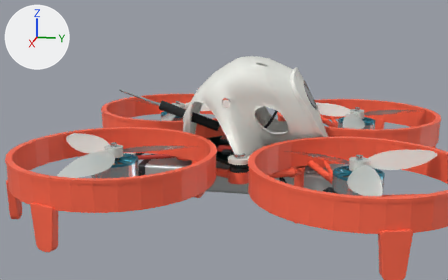
The glTF model showcase/rotorift-rift-75.glb: old version first, new version second.
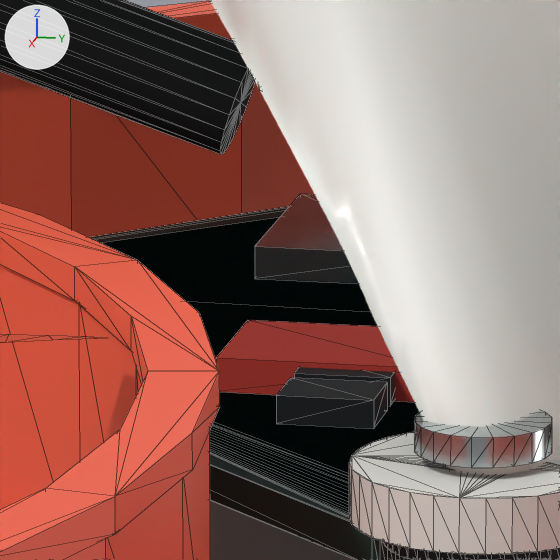
Each version appears first from a camera (50 mm lens) standing at (0.164, 0.0253, 0.0533) and looking at (0.0033, -0.0069, 0.0131), and next in a close-up on the part from 44% to 55% of the width and 42% to 59% of the height. Arrows for +X, +Y and +Z are at upper left; the lights stay in place. The older version's two pictures come first. The close-ups show mesh edges as thin lines. Where no turn or scale is listed for an object, it has been applied to the vertices.

Names of what the first close-up shows: 'AIO_26mm_mounting_PCB', 'Analog_VTX_shield', 'Battery_label_print_top', 'Canopy_mount_eyelet.001', 'Duct_thin_wall.001', 'Duct_thin_wall.003', 'Duct_upper_rolled_lip.003', 'ELRS_RF_shield', 'ESC_MOSFET.011', 'Moulded_crown_with_arch_and_cheek_windows', 'Mount_screw_head.001', 'VTX_antenna_heatshrink' and 4 more.
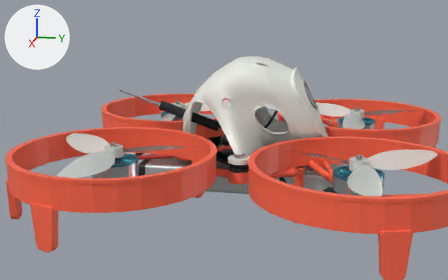
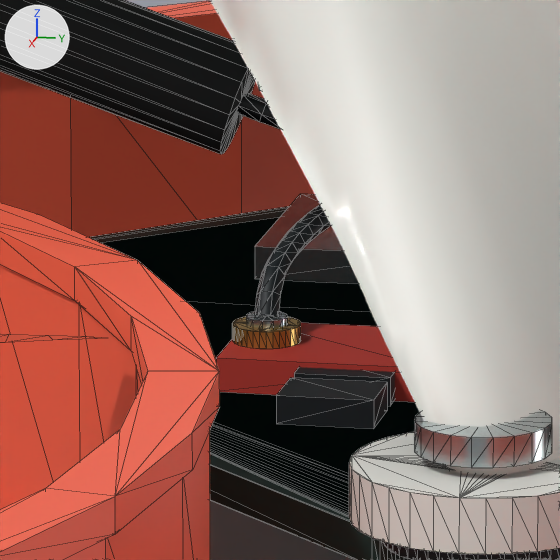
Where the change shows, as pixel boxes (x1, y1, x2, y2) in the close-ups (560 x 560 px):
'VTX_antenna_coax', added (black): after (237, 92, 331, 317)
'VTX_coax_socket', added (orange): after (232, 317, 301, 349)
'VTX_coax_plug', added: after (246, 312, 287, 328)

Edits to the bpy script that builds the scene:
```text
Add me_mesh_386_1:
    me_mesh_386_1.from_pydata(...)  # 126 vertices, 240 faces; spans x -0.00049..0.00599, y -0.00909..-0.00478, z 0.01215..0.01623
    me_mesh_386_1.materials.append(mat_material_2)  # black #182125
Add me_mesh_138_1:
    me_mesh_138_1.from_pydata(...)  # 28 vertices, 48 faces; spans x -0.00048..0.00048, y -0.00048..0.00048, z -0.000225..0.000225
    me_mesh_138_1.materials.append(mat_material_3)  # light grey #b9c4c6
Add me_mesh_137_1:
    me_mesh_137_1.from_pydata(...)  # 132 vertices, 264 faces; spans x -0.00078..0.00078, y -0.00078..0.00078, z -0.0002..0.0002
    me_mesh_137_1.materials.append(mat_material_5)  # orange #c9a354
Add ob_vtx_antenna_coax:
    ob_vtx_antenna_coax = bpy.data.objects.new('VTX_antenna_coax', me_mesh_386_1)
    ob_vtx_antenna_coax.location = (0.0, 0.0, 0.0)
Add ob_vtx_coax_plug:
    ob_vtx_coax_plug = bpy.data.objects.new('VTX_coax_plug', me_mesh_138_1)
    ob_vtx_coax_plug.location = (0.0058, -0.0072, 0.01215)
Add ob_vtx_coax_socket:
    ob_vtx_coax_socket = bpy.data.objects.new('VTX_coax_socket', me_mesh_137_1)
    ob_vtx_coax_socket.location = (0.0058, -0.0072, 0.012)
```
